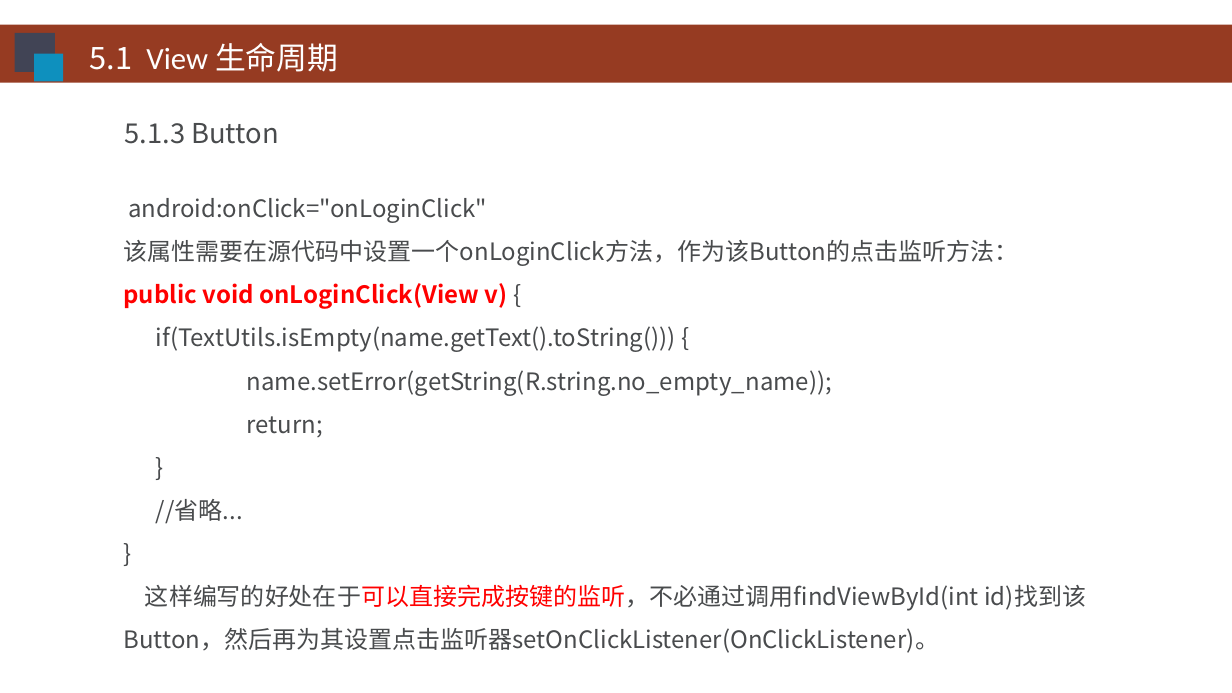
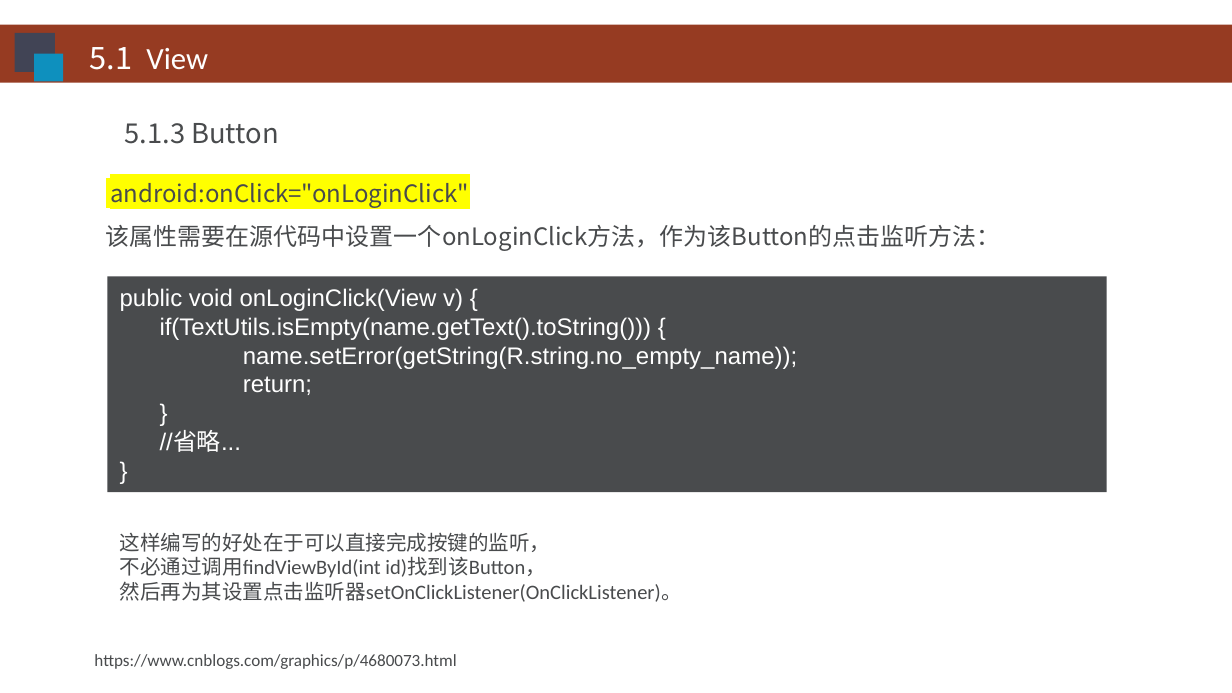
Before and after one commit to HBU/Android-PPT, a slide deck: slide 9 of 05.0 -- 用户界面 -- 第05章.pptx (slide 8 before the commit). Drawn at 1232x693 pixels with LibreOffice and Linux fonts; fonts in the diff are those of the drawing; background and template pictures are left out. Boxes give left, top, right and bottom in pixels: in the first picture for what was removed or moved away, otherwise in the second. Text is boxed around its words. In the diff, an @@ line names an element or a change of style, - is before the commit and + after.

```diff
--- a/05.0 -- 用户界面 -- 第05章.pptx
+++ b/05.0 -- 用户界面 -- 第05章.pptx
@@ text at bbox=[90, 47, 208, 70]: text changed @@
-5.1 View 生命周期
+5.1 View
@@ text "android:onClick="onLoginClick"": place and size @@
-text "android:onClick="onLoginClick"" at bbox=[124, 198, 1086, 653]
+text "android:onClick="onLoginClick"" at bbox=[106, 183, 1001, 251]
@@ text at bbox=[110, 183, 469, 208]: highlight none to #FFFF00 in "android:onClick="onLoginClick"" @@
@@ rectangle added at bbox=[107, 276, 1106, 492], fill #494B4D, 14 pt, text #FFFFFF @@
+public void onLoginClick(View v) {
+if(TextUtils.isEmpty(name.getText().toString())) {
+name.setError(getString(R.string.no_empty_name));
+return;
+}
+//省略...
+}
@@ text at bbox=[124, 283, 1086, 653]: paragraphs removed @@
-public void onLoginClick(View v) {
-if(TextUtils.isEmpty(name.getText().toString())) {
-name.setError(getString(R.string.no_empty_name));
-return;
-}
-//省略...
-}
-这样编写的好处在于可以直接完成按键的监听，不必通过调用findViewById(int id)找到该Button，然后再为其设置点击监听器setOnClickListener(OnClickListener)。
@@ text added at bbox=[120, 532, 682, 602], 12 pt, text #494B4D @@
+这样编写的好处在于可以直接完成按键的监听，
+不必通过调用findViewById(int id)找到该Button，
+然后再为其设置点击监听器setOnClickListener(OnClickListener)。
@@ text added at bbox=[94, 654, 456, 669], 10 pt, text #494B4D @@
+https://www.cnblogs.com/graphics/p/4680073.html
```
Also in this commit, not shown: 43 other slides changed, 1 slide added, 4 slides removed.
